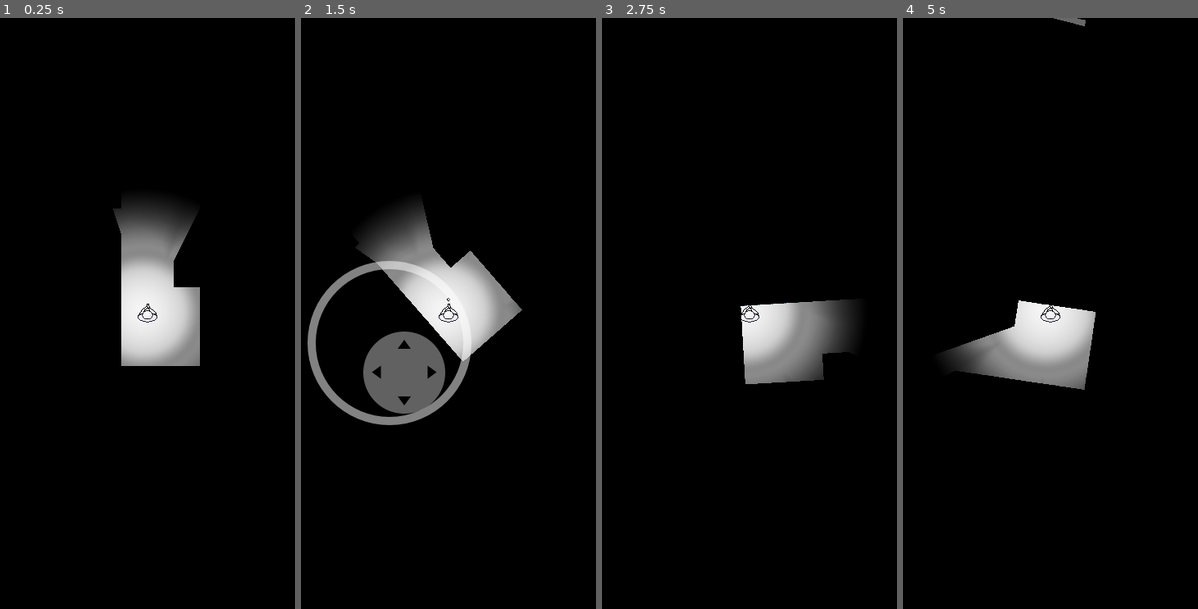
Above: before the commit, frames 1-4 (left to right).
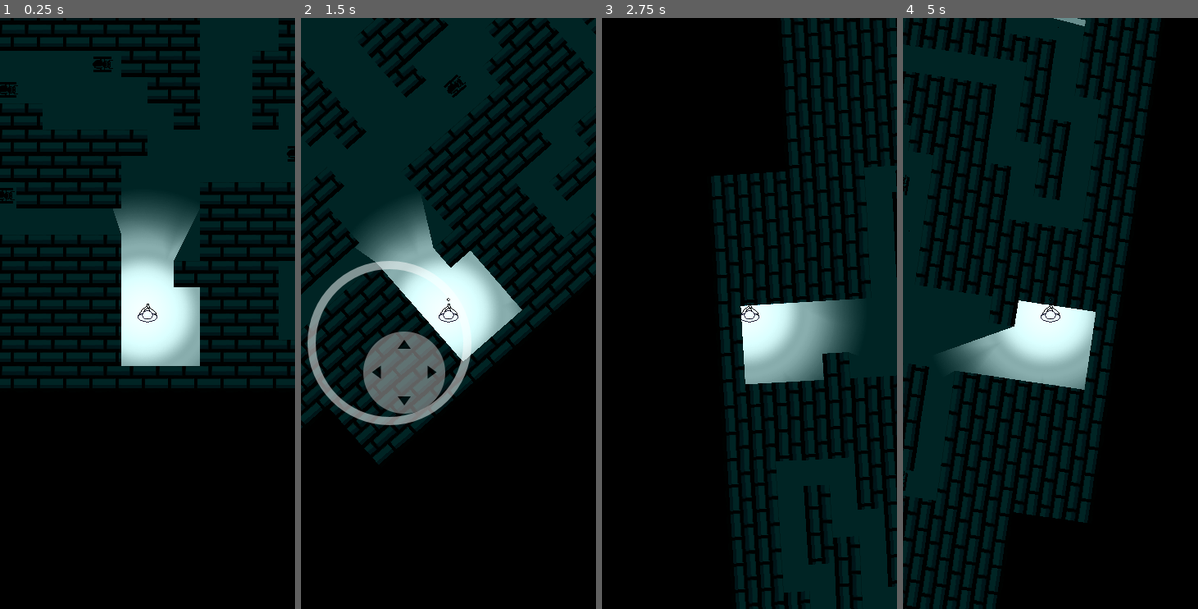
Above: after the commit, the same moments.

Repository: alexkorep-games/dogstone
Game: Godot game, scene res://scenes/main/main.tscn
Two runs of this game, one before a commit and one after it. Both use one fixed random seed, a clock stepped at 60 frames per second and the inputs below.
Inputs (mouse positions are in pixels of both pictures, inside the frame that each line leads up to):
- Up to frame 1 (0.25 s): no input
- Up to frame 2 (1.5 s): tap Enter at 0.5 s; move the mouse to (513, 283) at 0.52 s; hold Right (ui_right) 0.53-1.25 s; click (513, 283) at 0.67 s; tap Space at 1.25 s; drag from (389, 343) to (433, 431) at 1.27 s
- Up to frame 3 (2.75 s): move the mouse to (779, 183) at 2.02 s; hold Right (ui_right) from 2.03 s (still down)
- Up to frame 4 (5 s): release Right (ui_right) at 2.75 s; drag from (1035, 431) to (962, 224) at 2.77 s; move the mouse to (1139, 402) at 3.52 s; hold Left (ui_left) 3.53-4.25 s; drag from (962, 224) to (1006, 165) at 4.27 s

The runs differ from the first frame. In frame 1, 39% of the frame differs, in the area x 0-100%, y 0-63%; in frame 2, 37%; in frame 3, 30%; in frame 4, 40%, in the area x 0-87%, y 0-100%.

Commit message:
Switch to GLES3

Diff:
--- a/project.godot
+++ b/project.godot
@@ -71,8 +71,6 @@
 
 [rendering]
 
-quality/driver/driver_name="GLES2"
 2d/snapping/use_gpu_pixel_snap=true
 vram_compression/import_etc=true
-vram_compression/import_etc2=false
 environment/default_environment="res://default_env.tres"
--- a/scenes/enemy/enemy.gd
+++ b/scenes/enemy/enemy.gd
@@ -1,6 +1,6 @@
 extends KinematicBody2D
 
-var speed = 200
+export var speed = 20
 var velocity = Vector2()
 var directions = [Vector2.UP, Vector2.DOWN, Vector2.LEFT, Vector2.RIGHT]
 
--- a/scenes/main/main.tscn
+++ b/scenes/main/main.tscn
@@ -32,8 +32,7 @@
 
 [node name="CanvasModulate" type="CanvasModulate" parent="."]
 unique_name_in_owner = true
-visible = false
-color = Color( 0, 0, 0, 1 )
+color = Color( 0, 0.145098, 0.145098, 1 )
 
 [node name="Enemies" type="Node2D" parent="."]
 
Not shown, changed: export_presets.cfg
